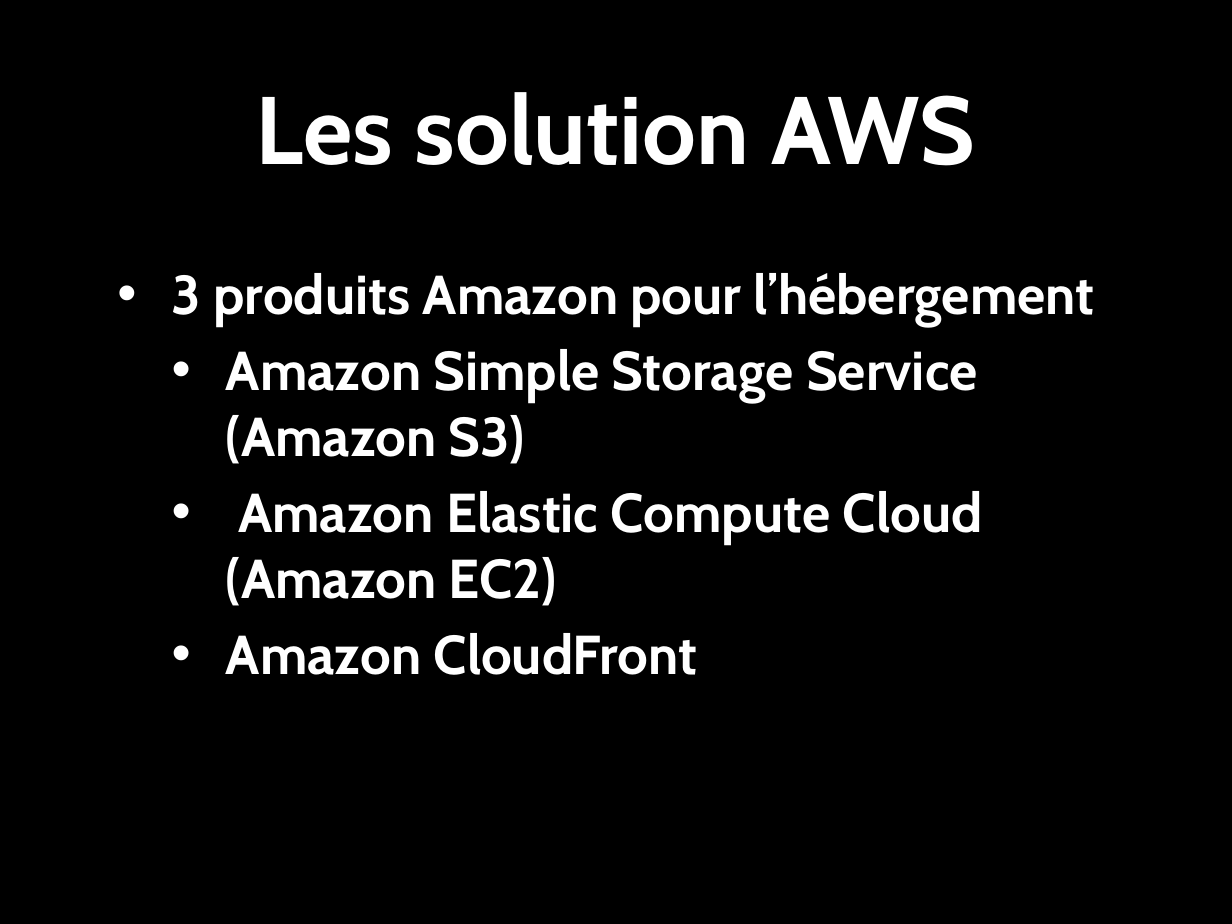
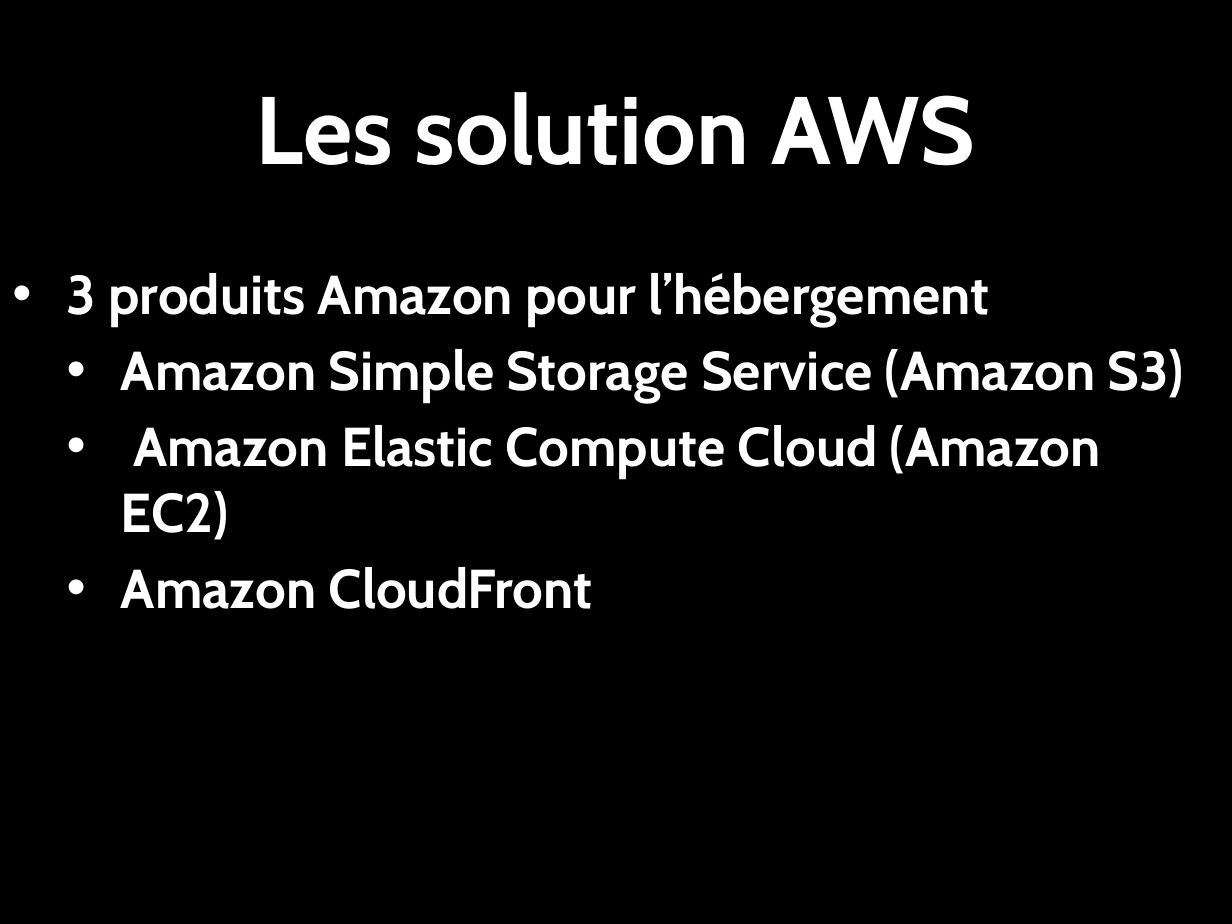
Before and after one commit to romfret/TLC, a slide deck: slide 3 of AWS - Media Hosting.pptx. Drawn at 1232x924 pixels with LibreOffice and Linux fonts; fonts in the diff are those of the drawing; background and template pictures are left out. Boxes give left, top, right and bottom in pixels: in the first picture for what was removed or moved away, otherwise in the second. Text is boxed around its words. In the diff, an @@ line names an element or a change of style, - is before the commit and + after.

```diff
--- a/AWS - Media Hosting.pptx
+++ b/AWS - Media Hosting.pptx
@@ text "3 produits Amazon pour l’hébergement" rewrapped from (172, 273, 1095, 675) to (67, 273, 1184, 609) @@
```
Also in this commit, not shown: 8 other slides changed, 3 slides added.
